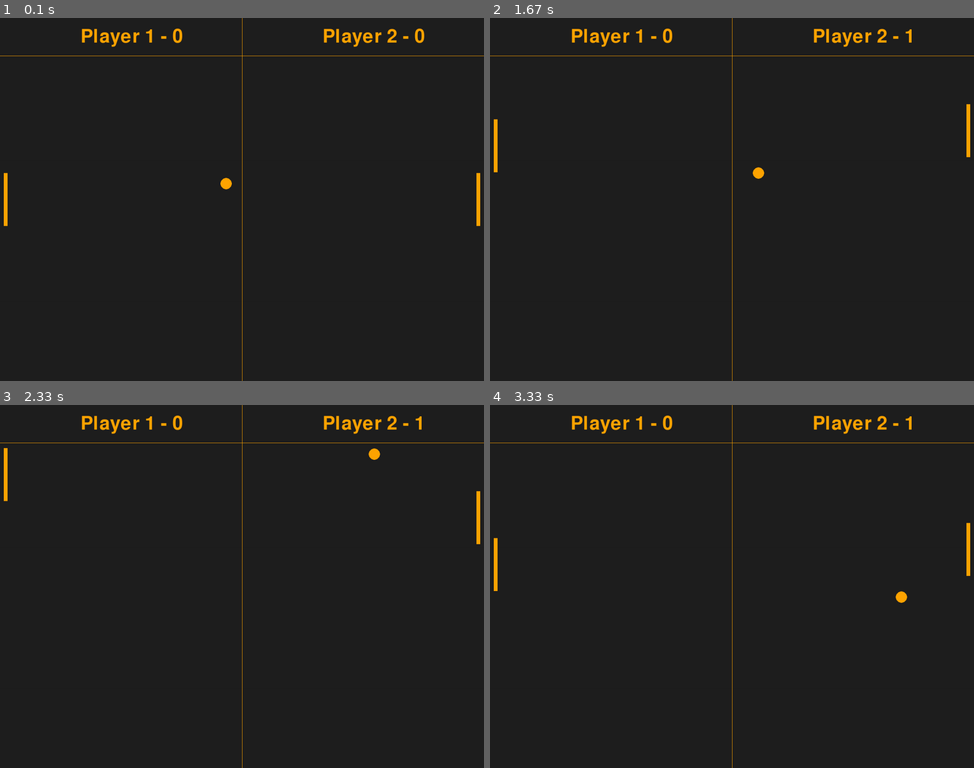
Above: before the commit, frames 1-4 (two rows, left to right).
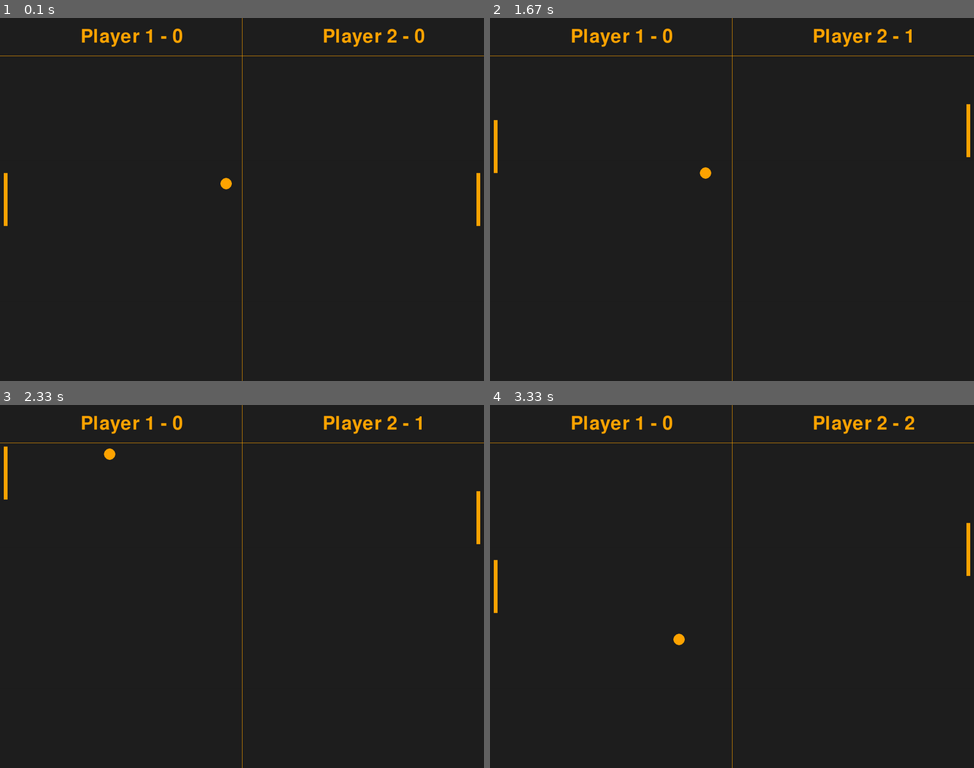
Above: after the commit, the same moments.

Repository: LearningToCode-MakersAndMore/HandNotHand
Game: pygame game, started from pong_pygame.py
Same seed, same stepped clock (60 frames per second), same inputs: the game is played once before the commit and once after it.
Inputs:
- Up to frame 1 (0.1 s): no input
- Up to frame 2 (1.67 s): hold Up 0.33-0.8 s; hold Down 0.83-1.13 s; hold Up 1.17-1.53 s; hold Down from 1.57 s (still down)
- Up to frame 3 (2.33 s): release Down at 1.93 s; hold Up 1.97-2.27 s; hold Down from 2.3 s (still down)
- Up to frame 4 (3.33 s): release Down at 2.6 s; hold Up 2.63-3 s; hold Down from 3.03 s (still down)

Frame 1 is identical in both runs. In frame 2, 0.1% of the frame differs, in the area x 0-57%, y 27-45%; in frame 3, 0.1%; in frame 4, 0.3%, in the area x 0-88%, y 2-67%.

Commit message:
Ball speed increase implemented

Diff:
--- a/pong_pygame.py
+++ b/pong_pygame.py
@@ -7,14 +7,18 @@
 
   if ball.top <= score_section or ball.bottom >= screen_height:
     ball_speed_y *= -1
+
   if ball.left <= 0:
     playerB_score += 1
     ball_restart()
+
   if ball.right >= screen_width:
     playerA_score += 1
     ball_restart()
 
   if ball.colliderect(player) or ball.colliderect(opponent):
+    ball_speed_y += 1
+    ball_speed_x += 1
     ball_speed_x *= -1
 
 def player_animation():
@@ -37,6 +41,8 @@
 def ball_restart():
   global ball_speed_y, ball_speed_x
   ball.center = (screen_width/2, screen_height/2)
+  ball_speed_x = 7
+  ball_speed_y = 7
   ball_speed_y *= random.choice((1, -1))
   ball_speed_x *= random.choice((1, -1))
 
@@ -62,7 +68,7 @@
 ball_speed_x = 7 * random.choice((1, -1))
 ball_speed_y = 7 * random.choice((1, -1))
 player_speed = 0
-opponent_speed = 7
+opponent_speed = 10
 
 # Game scores
 playerA_score = 0
